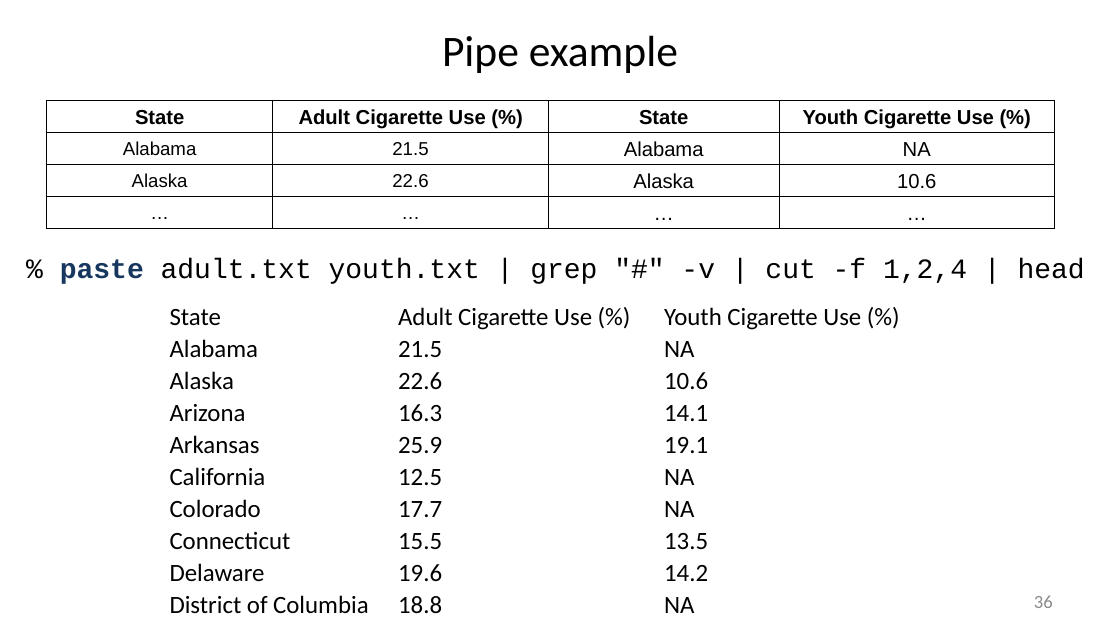
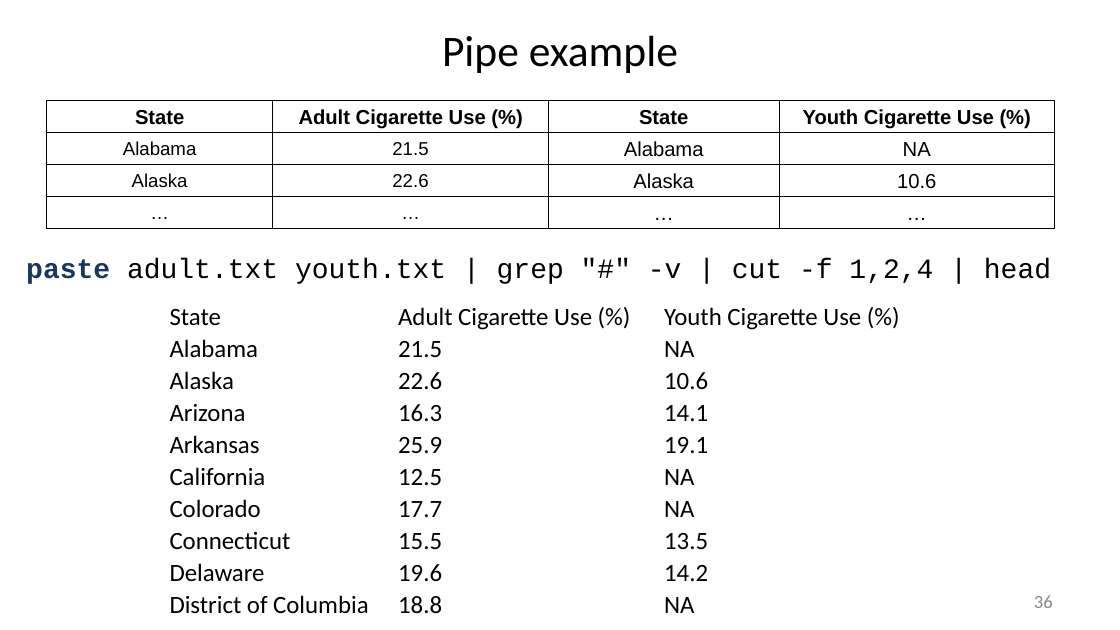
Before and after one commit to liu3zhenlab/teaching, a slide deck: slide 36 of PLPTH813Bioinformatis/2025/1_lecture/lecture02_unix.pptx. Drawn at 1120x630 pixels with LibreOffice and Linux fonts; fonts in the diff are those of the drawing. Boxes give left, top, right and bottom in pixels: in the first picture for what was removed or moved away, otherwise in the second. Text is boxed around its words. In the diff, an @@ line names an element or a change of style, - is before the commit and + after.

```diff
--- a/PLPTH813Bioinformatis/2025/1_lecture/lecture02_unix.pptx
+++ b/PLPTH813Bioinformatis/2025/1_lecture/lecture02_unix.pptx
@@ text at (x1=26, y1=258, x2=1051, y2=284): text changed @@
-% paste adult.txt youth.txt | grep "#" -v | cut -f 1,2,4 | head
+paste adult.txt youth.txt | grep "#" -v | cut -f 1,2,4 | head
```
Also in this commit, not shown: 17 other slides changed.
